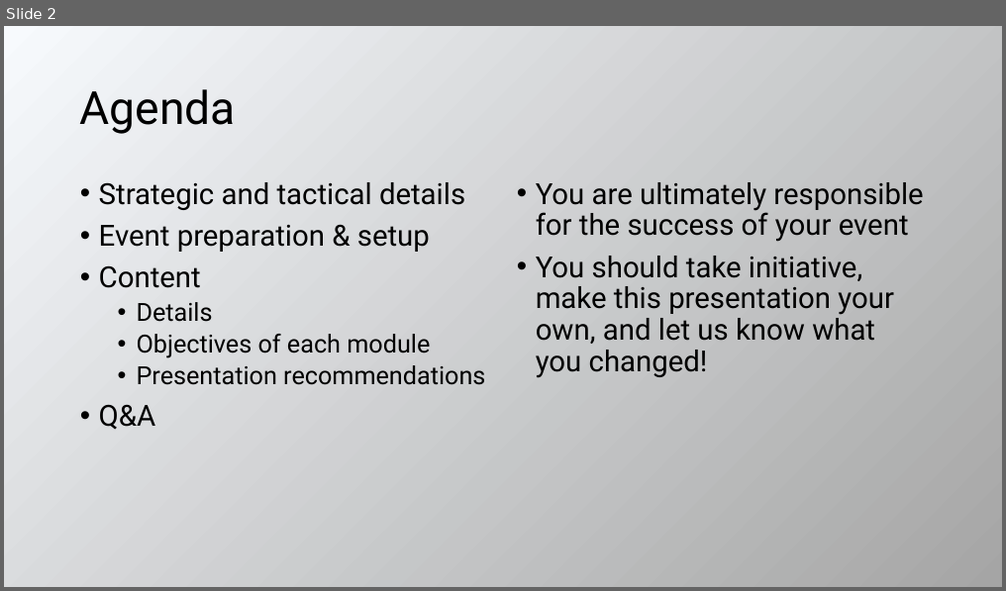
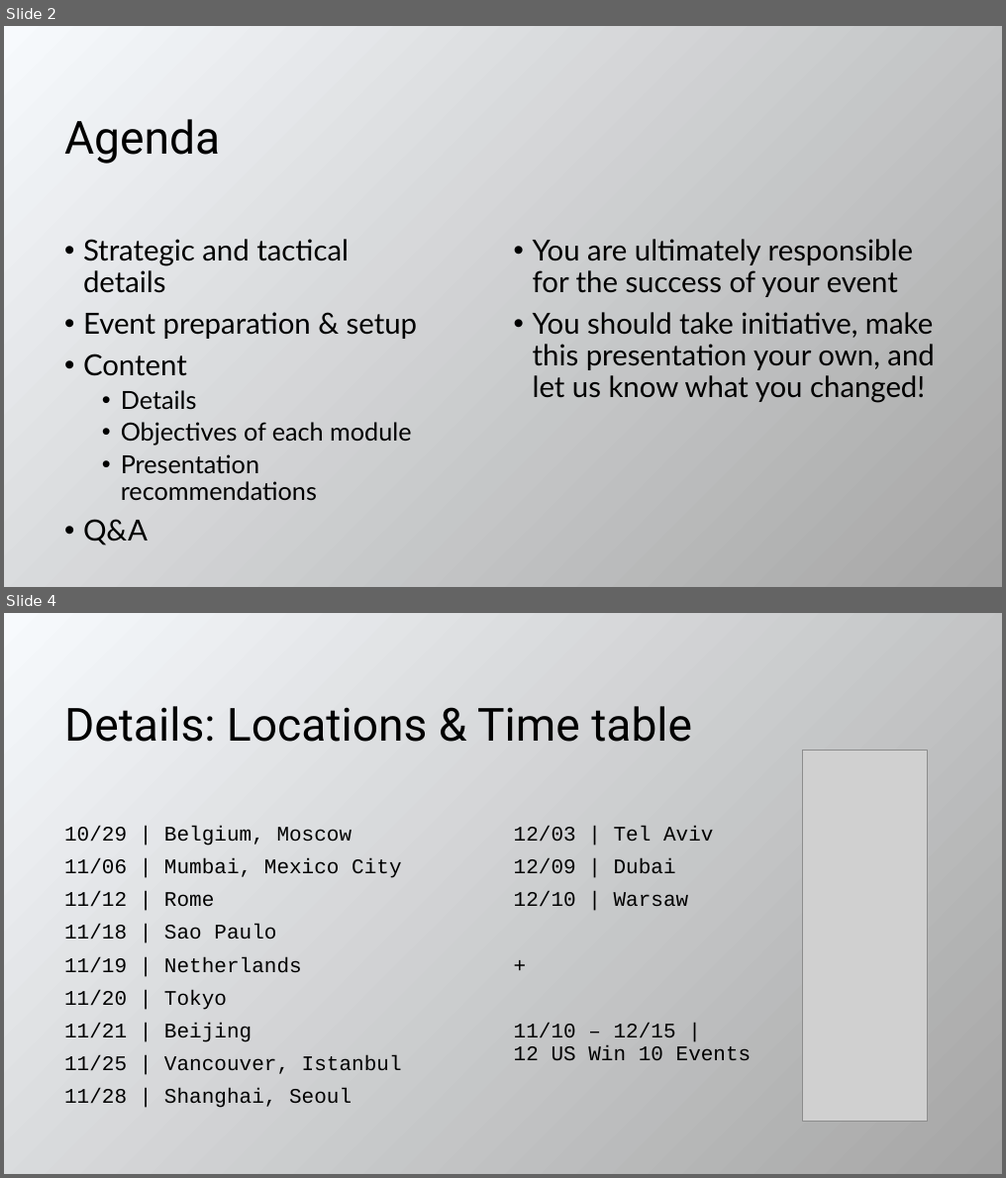
Before and after one commit to evangelism/WinDevWorkshop, a slide deck: 10.08.15.Train the Trainer.pptx. Shown one above the other, each under a label of ours: slide 2 before the commit, slides 2 and 4 after it; the slides between them are not shown. The pictures are 1006x591 and 1006x1178 pixels, drawn with LibreOffice and Linux fonts; fonts in the diff are those of the drawing; grey boxes stand for pictures. Boxes give left, top, right and bottom in pixels: in the first picture for what was removed or moved away, otherwise in the second. Text is boxed around its words. In the diff, an @@ line names an element or a change of style, - is before the commit and + after.

```diff
--- a/10.08.15.Train the Trainer.pptx
+++ b/10.08.15.Train the Trainer.pptx
@@ slide 4 added at box(4, 613, 1002, 1174), background gradient #F7FAFD to #A5A5A5 @@
@@ title added at box(64, 706, 692, 742), 44 pt, text #000000 @@
+Details: Locations & Time table
@@ picture added at box(802, 750, 927, 1121) @@
@@ text added at box(64, 826, 402, 1108), 20 pt, text #000000 @@
+10/29 | Belgium, Moscow
+11/06 | Mumbai, Mexico City
+11/12 | Rome
+11/18 | Sao Paulo
+11/19 | Netherlands
+11/20 | Tokyo
+11/21 | Beijing
+11/25 | Vancouver, Istanbul
+11/28 | Shanghai, Seoul
@@ text added at box(514, 826, 751, 1060), 20 pt, text #000000 @@
+12/03 | Tel Aviv
+12/09 | Dubai
+12/10 | Warsaw
++
+11/10 – 12/15 |
+12 US Win 10 Events
@@ slide 2 changed as well @@
@@ title "Agenda": place and size @@
-title "Agenda" at box(80, 89, 236, 134)
+title "Agenda" at box(64, 119, 220, 164)
@@ text "Strategic and tactical details" at box(83, 239, 417, 546): font Roboto to Lato @@
@@ text "Strategic and tactical details": place and size @@
-text "Strategic and tactical details" at box(99, 182, 485, 430)
+text "Strategic and tactical details" at box(83, 239, 417, 546)
@@ text "You are ultimately responsible for ...": place and size @@
-text "You are ultimately responsible for ..." at box(536, 182, 923, 378)
+text "You are ultimately responsible for ..." at box(533, 239, 934, 402)
@@ text "You are ultimately responsible for ..." at box(533, 239, 934, 402): font Roboto to Lato @@
```
Also in this commit, not shown: 5 other slides changed, 10 other slides added, 8 slides removed, 1 other file.
